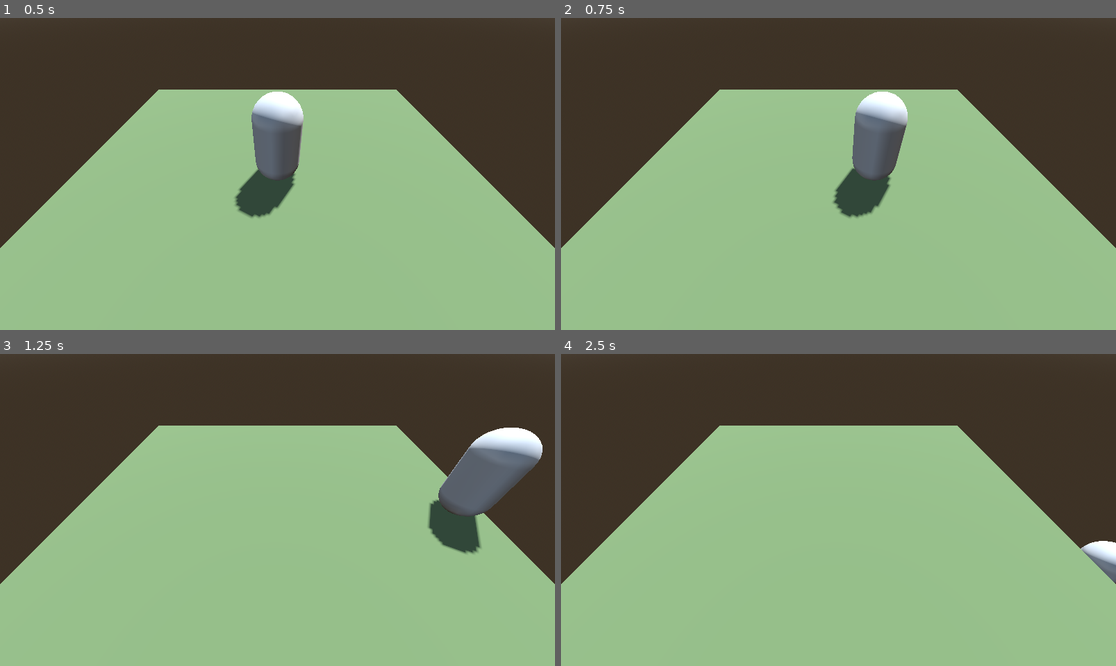
Above: before the commit, frames 1-4 (two rows, left to right).
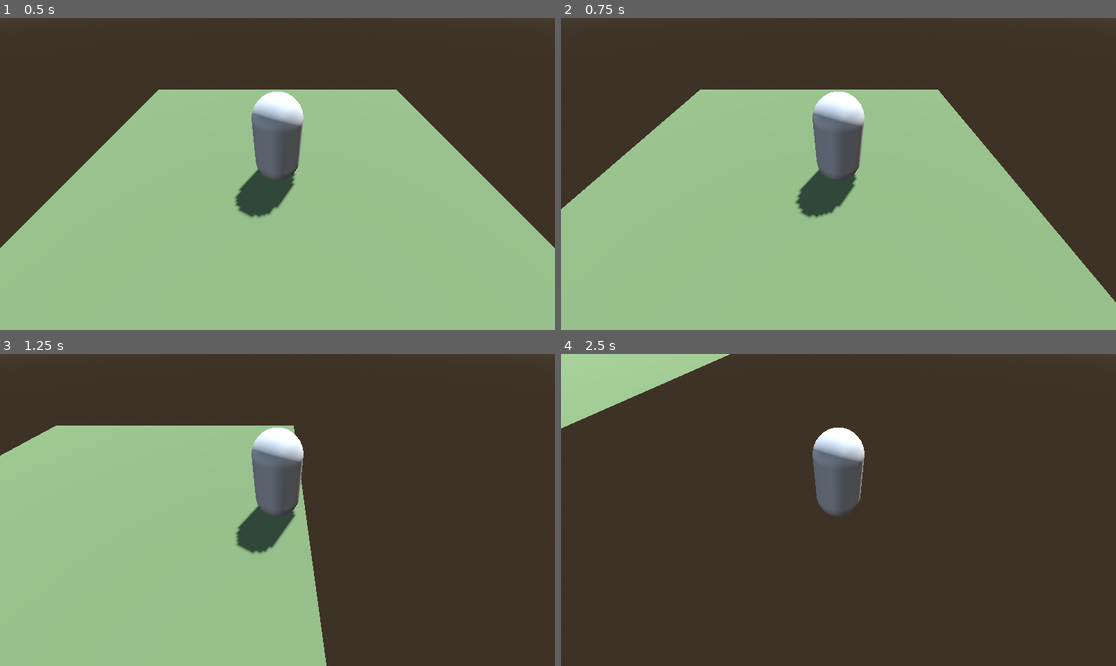
Above: after the commit, the same moments.

Repository: Scrawach/wild-magic
Game: Godot game, scene res://game.tscn
Two runs of this game, one before a commit and one after it. Both use one fixed random seed, a clock stepped at 60 frames per second and the inputs below. The project has no main scene, so this scene is started directly.
Inputs:
- Up to frame 1 (0.5 s): no input
- Up to frame 2 (0.75 s): tap Enter (cast) at 0.5, 0.6 s; hold D (move_right) from 0.53 s (still down)
- Up to frame 3 (1.25 s): keep holding D (move_right)
- Up to frame 4 (2.5 s): release D (move_right) at 1.28 s; hold S (move_backward) 1.28-2.03 s; tap Enter (cast) at 1.35, 2.1 s; tap Space at 2 s; hold D (move_right) from 2.03 s (still down)

Frame 1 is identical in both runs. In frame 2, 12% of the frame differs, in the area x 0-100%, y 22-92%; in frame 3, 38%; in frame 4, 67%, in the area x 0-100%, y 0-100%.

Commit message:
feat: following camera

Diff:
--- a/src/gameplay/camera/camera_point.gd
+++ b/src/gameplay/camera/camera_point.gd
@@ -1,4 +1,12 @@
 class_name CameraPoint
 extends Node3D
 
+@export var follow_target: Node3D
+
 @onready var camera: Camera3D = %Camera3D
+
+func _physics_process(_delta: float) -> void:
+	if follow_target == null:
+		return
+
+	global_position = follow_target.global_position
--- a/src/gameplay/locations/demo_world_3d.tscn
+++ b/src/gameplay/locations/demo_world_3d.tscn
@@ -43,8 +43,9 @@
 [node name="CollisionShape3D" type="CollisionShape3D" parent="Blocked Ground/StaticBody3D"]
 shape = SubResource("ConvexPolygonShape3D_6g0di")
 
-[node name="Camera Point" parent="." instance=ExtResource("1_8eafk")]
-transform = Transform3D(1, 0, 0, 0, 0.707107, 0.707107, 0, -0.707107, 0.707107, 0, 0, 0)
-
 [node name="Hero" parent="." node_paths=PackedStringArray("camera_point") instance=ExtResource("2_daafw")]
 camera_point = NodePath("../Camera Point")
+
+[node name="Camera Point" parent="." node_paths=PackedStringArray("follow_target") instance=ExtResource("1_8eafk")]
+transform = Transform3D(1, 0, 0, 0, 0.707107, 0.707107, 0, -0.707107, 0.707107, 0, 0, 0)
+follow_target = NodePath("../Hero")
